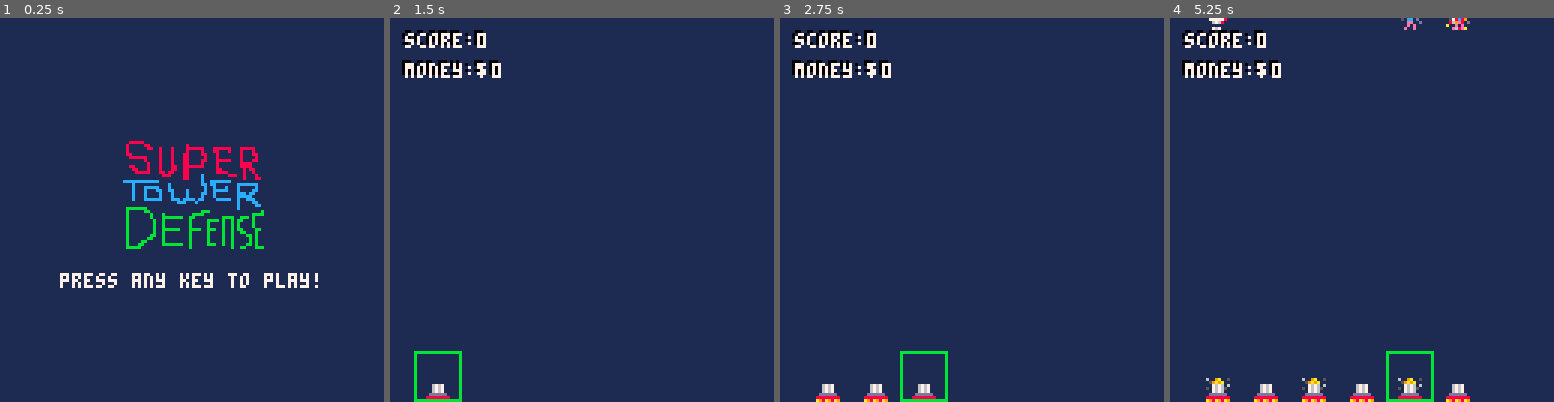
Above: before the commit, frames 1-4 (left to right).
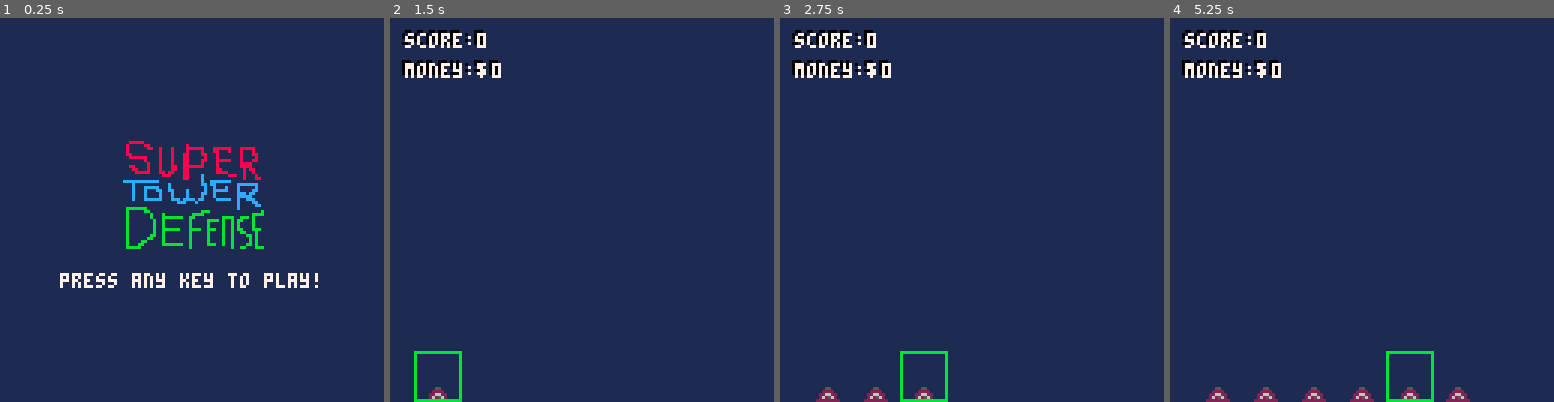
Above: after the commit, the same moments.

Repository: elennick/ggo25
Game: PICO-8 cartridge ggo25.p8
Two runs of this game, one before a commit and one after it. Both use one fixed random seed, a clock stepped at 60 frames per second and the inputs below.
Inputs:
- Up to frame 1 (0.25 s): no input
- Up to frame 2 (1.5 s): tap X (X key) at 0.33, 1.07 s; tap O (Z key) at 0.7 s
- Up to frame 3 (2.75 s): hold Right 1.6-2.1 s; tap O (Z key) at 1.7, 2.1, 2.5 s; tap X (X key) at 1.85 s; hold Up 2.15-2.42 s; hold Right from 2.47 s (still down)
- Up to frame 4 (5.25 s): tap O (Z key) every 0.4 s from 2.9 to 4.9 s; tap X (X key) at 2.97, 4.08, 5.2 s; release Right at 3.03 s; hold Left 3.08-3.58 s; hold Down 3.63-3.97 s; hold Right 4.02-4.68 s; hold Up 4.73-5.03 s; hold Left from 5.08 s (still down)

The runs differ from the first frame. In frame 1, less than 0.1% of the frame differs, in the area x 65-67%, y 54-56%; in frame 2, 0.2%; in frame 3, 0.6%; in frame 4, 1.7%, in the area x 9-79%, y 0-100%.

Commit message:
started implementing levels

Diff:
--- a/ggo25.p8
+++ b/ggo25.p8
@@ -2,6 +2,7 @@
 version 43
 __lua__
 debug = false
+start_lvl = 3
 
 nmes = {} //enemies
 twrs = {} //towers
@@ -30,7 +31,7 @@
   game.curlvl = nil
   game.curscreen = nil
 
-  load_level(1)
+  load_level(start_lvl)
   show_screen("title")
 end
 
@@ -84,7 +85,10 @@
 	 end
 
 	 if btnp(4) or btnp(5) then
-	   create_twr(cpos + 1, "gatling")
+	   local twr = game.curlvl.twrs[1]
+	   if twr != nil then
+	     create_twr(cpos + 1, twr)
+	   end
 	 end
 end
 
@@ -173,8 +177,9 @@
 end
 
 function draw_intro_screen()
-  print(game.curlvl.name, 50, 30, 7)
-  print(game.curlvl.desc, 30, 50, 7)
+  print(game.curlvl.name, 50, 25, 3)
+  print(game.curlvl.desc, 10, 45, 7)
+  print("press any key to continue!", 12, 105, 7)
 end
 
 function draw_title_screen()
@@ -184,8 +189,8 @@
 
 function reset_level()
   game.fsls = 0 //frames since last enemy spawn
-  game.sr = 100 //enemy spawn rate in frames
-  game.sn = 5   //number of enemies per spawn
+  game.sr = 125 //enemy spawn rate in frames
+  game.sn = 3   //number of enemies per spawn
   game.score = 0
   game.money = 0
 end
@@ -289,8 +294,8 @@
 
   local t2 = {}
   t2.name = "buggy"
-  t2.hp = 75
-  t2.ftm = 25
+  t2.hp = 25
+  t2.ftm = 10
   t2.i = 3
   t2.value = 15
   etypes[t2.name] = t2
@@ -321,7 +326,7 @@
   t1.range = 1
   t1.i = 18
   t1.dmg = 2
-  t1.rof = 20 //frames, lower is better
+  t1.rof = 30 //frames, lower is better
   t1.deal_damage = function(twr)
     for i, e in ipairs(nmes) do
       if abs(twr.lane - e.lane) <= t1.range then
@@ -349,8 +354,8 @@
   t2.name = "laser"
   t2.range = 0
   t2.i = 16
-  t2.dmg = 10
-  t2.rof = 75
+  t2.dmg = 100
+  t2.rof = 300
   t2.deal_damage = function(twr)
     for i, e in ipairs(nmes) do
       if abs(twr.lane - e.lane) <= t2.range then
@@ -378,7 +383,7 @@
   t3.range = 2
   t3.i = 20
   t3.dmg = 1
-  t3.rof = 25
+  t3.rof = 20
   t3.deal_damage = function(twr)
     for i, e in ipairs(nmes) do
       local inrange = abs(twr.lane - e.lane) and e.y > 50
@@ -387,7 +392,7 @@
         h.lane = e.lane
         h.y = e.y
         h.i = 36
-        h.lifetime = 10
+        h.lifetime = 6
         add(hits, h)
 
         e.hp -= t3.dmg
@@ -412,36 +417,36 @@
   local l1 = {}
   l1.num = 1
   l1.money = 100
-  l1.nmes = { "mech", "buggy" }
+  l1.nmes = { "mech", "droid" }
   l1.twrs = { "gatling" }
   l1.name = "level 1"
-  l1.desc = "this is the first\nlevel!"
+  l1.desc = "the gatling gun is a good\nall around weapon! it\nwill hit neighboring lanes\nbut only hits the enemy\nin the front.. try it out!"
   l1.fc = function(game)
-    return game.score >= 100
+    return game.score >= 250
   end
   add(lvls, l1)
 
   local l2 = {}
   l2.num = 2
   l2.money = 150
-  l2.nmes = { "tank" }
-  l2.twrs = { "laser" }
+  l2.nmes = { "buggy" }
+  l2.twrs = { "scatter" }
   l2.name = "level 2"
-  l2.desc = "this is the second\nlevel!"
+  l2.desc = "the scatter shot does\nweak damage and only hits\nclose enemies but it fires\nfast!!! try it out!"
   l2.fc = function(game)
-    return game.score >= 100
+    return game.score >= 250
   end
   add(lvls, l2)
 
   local l3 = {}
   l3.num = 3
   l3.money = 250
-  l3.nmes = { "droid", "mech" }
-  l3.twrs = { "gatling" }
+  l3.nmes = { "tank" }
+  l3.twrs = { "laser" }
   l3.name = "level 3"
-  l3.desc = "yadda yadda"
+  l3.desc = "the laser is expensive\nand fires slow but it does\nmega damage! try it out!"
   l3.fc = function(game)
-    return game.score >= 100
+    return game.score >= 250
   end
   add(lvls, l3)
 end
@@ -455,13 +460,13 @@
 0000000056767675576767650076700000000000409999044099990400e00e00000e0e0000000000000888888000080008000880000080008000000080000800
 000000000555555005555550000000000076700040000040040000040e00e00000e00e0000000000000000008000080008000880000880008888800080008800
 00000000000c8000000000006009a005000000008989a89800000000000000000000000000000000000000000800080008000880000800008000000088880000
-00000000000c800000000000059a9a00000660000a8669a000000000000000000000000000000000000880000800080008800888888800008000000088880000
-00000000000c80000067670000767606000660000096680000000000000000000000000000000000000088000800080008800880000000008800000008088000
-00055000000550000067670050767650000550000005500000000000000000000000000000000000000008888800088088000880000000008888000008008000
-00222200002222000067670000767600005555000055550000000000000000000000000000000000000000000000008880000880000c00000000888008000800
-02266220022662200dddddd00dddddd0004444000044440000000000000000000000000000000000000000000000000000000880000c00000000000008000880
-026256200262562088888888888888880046540000465400000000000000000000000000000000000cccccccccccc00000000000000c00ccccccc00000000000
-2222222222222222a98a98a9a98a98a90046540000465400000000000000000000000000000000000000c00000000000c0000000000cc0cc0000000ccccccc00
+00000000000c800000000000059a9a00000660000a8669a000000000000000000006600000000000000880000800080008800888888800008000000088880000
+00000000000c80000067670000767606000660000096680000000000006565000006600000000000000088000800080008800880000000008800000008088000
+00055000000550000067670050767650000550000005500000055000006565000005500000000000000008888800088088000880000000008888000008008000
+00222200002222000067670000767600005555000055550000555500006565000055550000000000000000000000008880000880000c00000000888008000800
+02266220022662200dddddd00dddddd0004444000044440005566550055555500055550000000000000000000000000000000880000c00000000000008000880
+026256200262562088888888888888880046540000465400056556505555555500555500000000000cccccccccccc00000000000000c00ccccccc00000000000
+2222222222222222a98a98a9a98a98a90046540000465400555555555555555500555500000000000000c00000000000c0000000000cc0cc0000000ccccccc00
 c00c0008000000000a008000000000000000000000000000000000000000000000000000000000000000c000ccccc000c00000000000c00c000c000c00000c00
 0c00c080000000000000090a000000000000000000000000000000000000000000000000000000000000c000c000cc00cc0000c00000c00ccccc000c0000cc00
 00c008000000000000908000000000000000000000000000000000000000000000000000000000000000c000c0000c000c0000c0000cc00c0000000ccc0cc000
@@ -476,7 +481,7 @@
 0000000000000000000000000000000000000000000000000000000000000000000000000000000000b00000000b00b00000000b00000bbbb0b00b0bb000b000
 0000000000000000000000000000000000000000000000000000000000000000000000000000000000b00000000b00b00000000b00000b0000b00b0b0000b000
 0000000000000000000000000000000000000000000000000000000000000000000000000000000000b00000000b00b00000000b00000b0000b00b0b0000b000
-0000000000000000000000000000000000000000000000000000000000000000000000000000000000b00000000b00bbbbbb000bbbb00bbb00b00b0bb0000bb0
+0000000000000000000000000000000000000000000000000000000000000000000000000000000000b00000000b00bbbbbb000bbbb00bbb00b00b0bb000bbb0
 0000000000000000000000000000000000000000000000000000000000000000000000000000000000b00000000b00b00000000b00000b0000b00b00bb000b00
 0000000000000000000000000000000000000000000000000000000000000000000000000000000000b0000000bb00b00000000b00000b0000b00b0000bb0b00
 0000000000000000000000000000000000000000000000000000000000000000000000000000000000b000000bb000b00000000b00000b0000b00b00000b0b00
